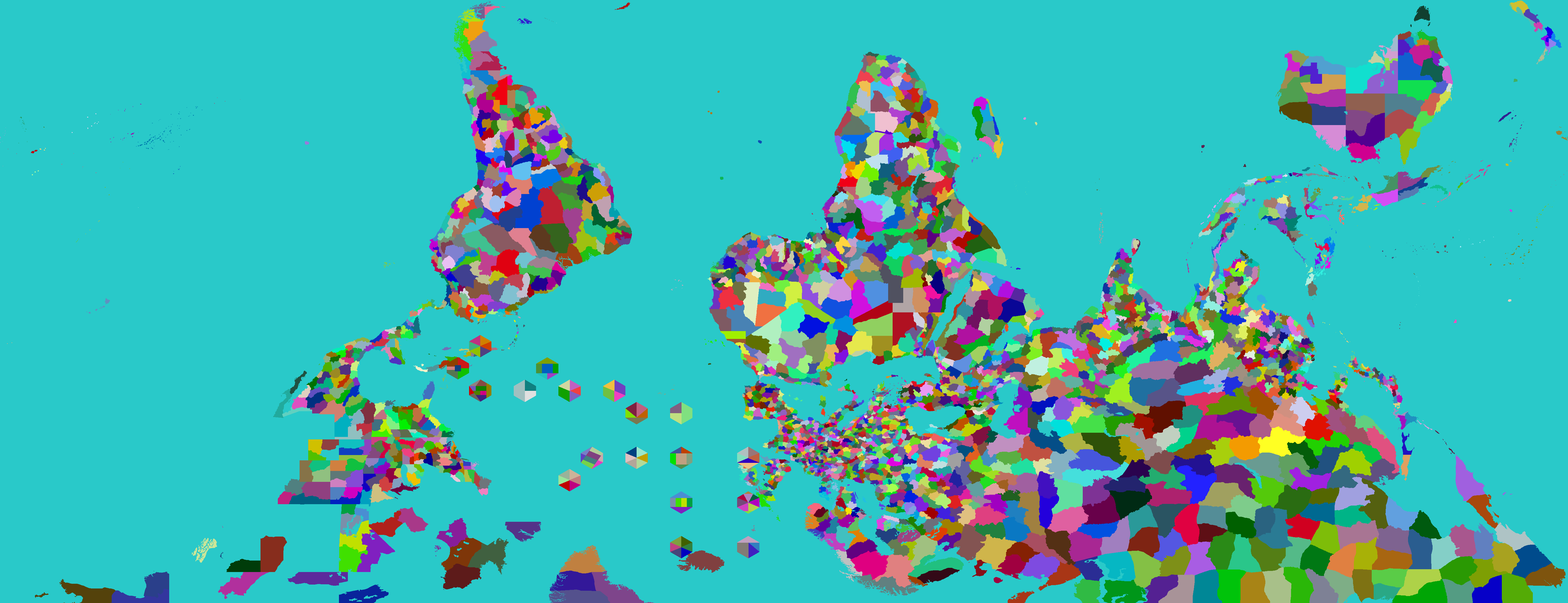
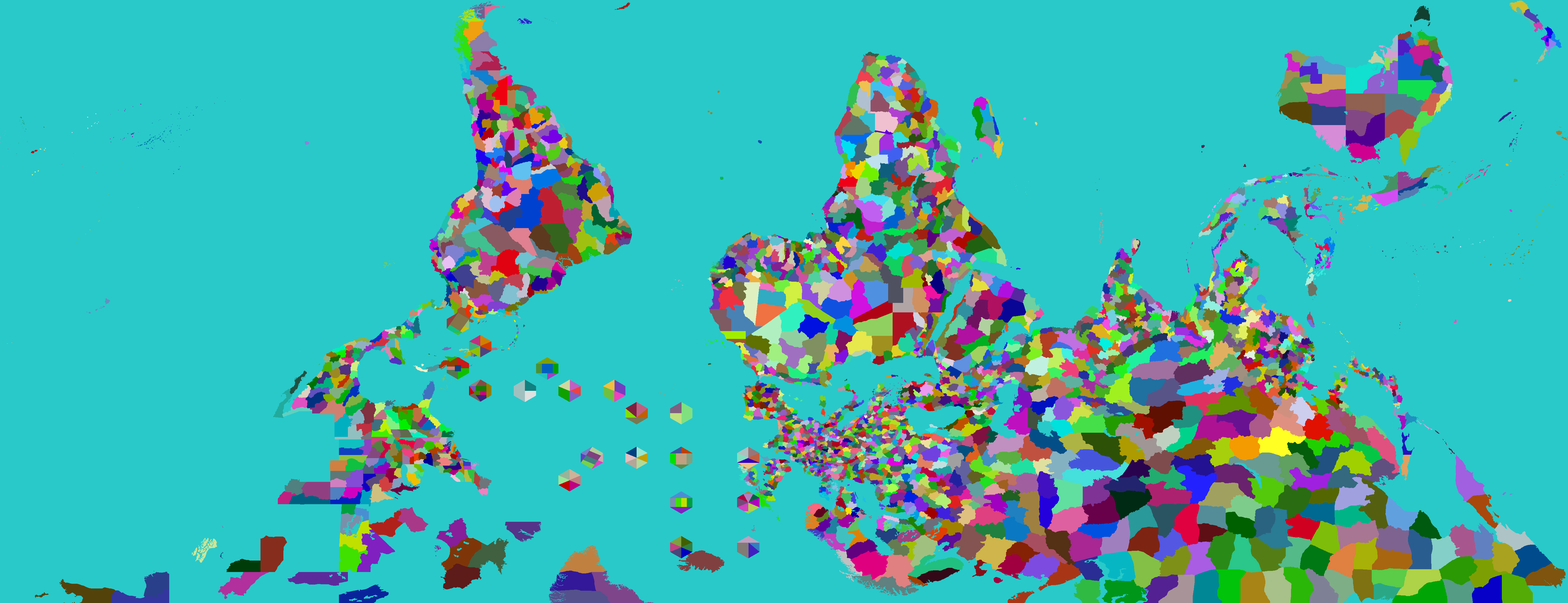
Layer changes from the first 1568x603 image to the second:
painted on "Provinces" over (x1=299, y1=312, x2=470, y2=482)
